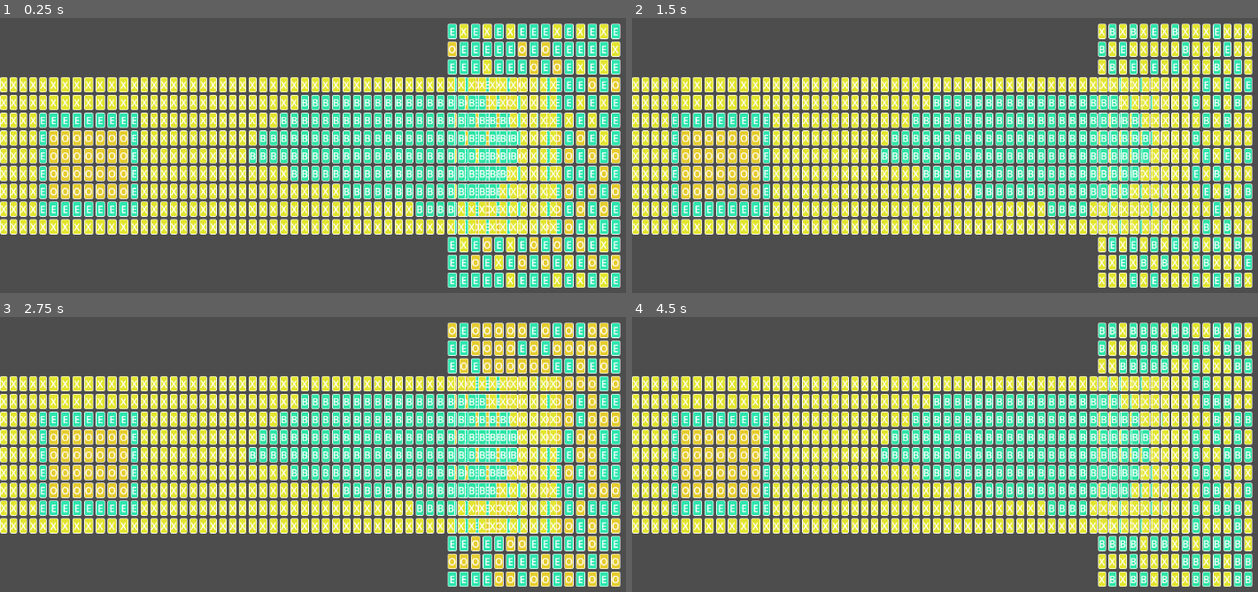
Above: before the commit, frames 1-4 (two rows, left to right).
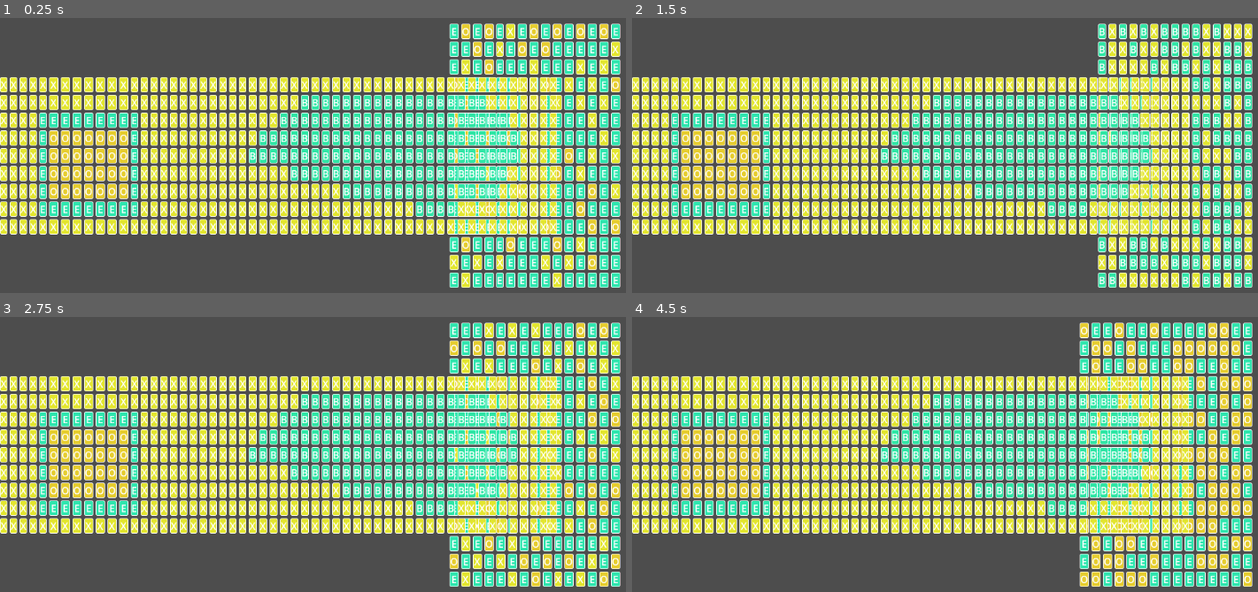
Above: after the commit, the same moments.

Repository: Hozerino/wavefunctioncollapse
Game: Godot game, scene res://playground.tscn
Two runs of this game, one before a commit and one after it. Both use one fixed random seed, a clock stepped at 60 frames per second and the inputs below.
Inputs:
- Up to frame 1 (0.25 s): no input
- Up to frame 2 (1.5 s): tap Enter (ui_accept) at 0.5, 0.77, 1.25 s
- Up to frame 3 (2.75 s): tap Enter (ui_accept) at 1.52, 2 s
- Up to frame 4 (4.5 s): tap Enter (ui_accept) at 2.75, 3.02, 3.5, 3.77, 4.25 s

The runs differ from the first frame. In frame 1, 5.2% of the frame differs, in the area x 71-100%, y 1-99%; in frame 2, 5.8%; in frame 3, 10%; in frame 4, 15%.

Commit message:
funcionando! versao so com ligacoes

Diff:
--- a/src/WaveFunctionCollapse/WaveFunctionCollapse.gd
+++ b/src/WaveFunctionCollapse/WaveFunctionCollapse.gd
@@ -31,31 +31,8 @@
 		return true
 	if not initialized:
 		initialize_grid()
-
-	var lowest_entropy_tile = _get_lowest_entropy_tile()
-
-	# Gather collapsed neighbors
-	var collapsed_neighbors = _get_collapsed_neighbors(lowest_entropy_tile)
-
-	# Define a weighting function based on neighbor counts
-	var freq = _ruleset_db.get_global_frequencies()  # compute once and cache for efficiency
-	var weight_func = func(type: String) -> float:
-		var weight = 1.0
-		# If any collapsed neighbors exist, multiply by the corresponding count
-		for dir in collapsed_neighbors:
-			var neighbor_type = collapsed_neighbors[dir]
-			var count = _ruleset_db.neighbor_counts_db[type][dir].get(neighbor_type, 0)
-			# Use (count + 1) for Laplace smoothing to avoid zero weights
-			weight *= (count + 1)
-		# If no collapsed neighbors, fall back to global frequency
-		if collapsed_neighbors.is_empty():
-			weight = freq.get(type, 1.0)
-		return weight
-
-	# Collapse using weights
-	lowest_entropy_tile.collapse_weighted(weight_func)
-
-	# Propagate constraints as before
+	var lowest_entropy_tile := _get_lowest_entropy_tile()
+	lowest_entropy_tile.collapse()
 	update_tiles_after_collapse(lowest_entropy_tile)
 	return false
 
@@ -88,26 +65,6 @@
 	assert(min_entropy > 0, "tudo bem, so falta implementar esse caso de quando ja acabou")
 	assert(min_pos != null, "No valid tile found, all tiles are collapsed or have no options")
 	return grid[min_pos.y][min_pos.x]
-
-func _get_collapsed_neighbors(tile: WaveTile) -> Dictionary[String, String]:
-	"""Return a dictionary mapping direction names to the tile type of collapsed neighbors."""
-	var neighbors = {}
-	var dir_offsets: Dictionary = {
-		"north": Vector2.UP,
-		"south": Vector2.DOWN,
-		"west": Vector2.LEFT,
-		"east": Vector2.RIGHT
-  	}
-	for dir in dir_offsets:
-		var offset = dir_offsets[dir]
-		var nx = tile.x + offset.x
-		var ny = tile.y + offset.y
-		if nx < 0 or nx >= _x_size or ny < 0 or ny >= _y_size:
-			continue
-		var neighbor = grid[ny][nx]
-		if neighbor.entropy == 0:
-			neighbors[dir] = neighbor._available_types[0]
-	return neighbors
 
 # This is the real WAVE FUNCTION COLLAPSE
 func update_tiles_after_collapse(collapsed_tile: WaveTile):
